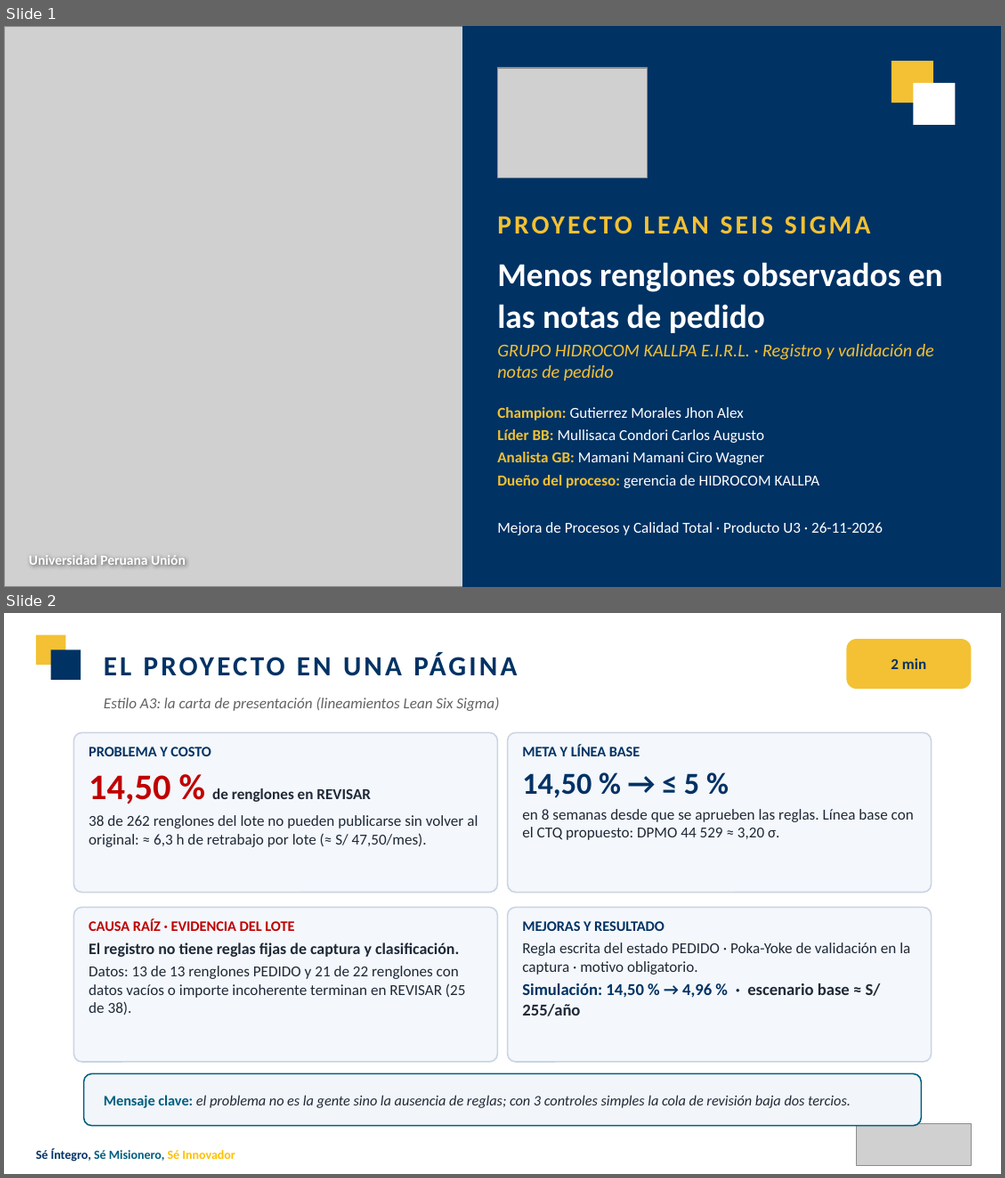
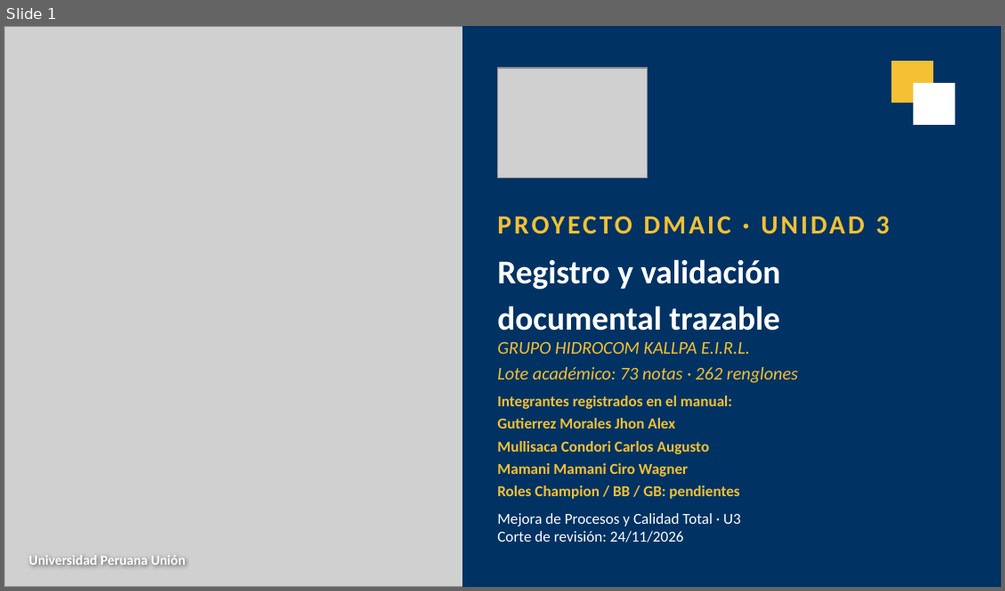
Before and after one commit to Nunclear/hidrocom-mejora-procesos-u3, a slide deck: 04_Producto_Final/U3_Presentacion_HIDROCOM.pptx. Shown one above the other, each under a label of ours: slides 1 and 2 before the commit, slide 1 after it. The pictures are 1005x1178 and 1005x591 pixels, drawn with LibreOffice and Linux fonts; fonts in the diff are those of the drawing; grey boxes stand for pictures. Boxes give left, top, right and bottom in pixels: in the first picture for what was removed or moved away, otherwise in the second. Text is boxed around its words. In the diff, an @@ line names an element or a change of style, - is before the commit and + after.

Commit message:
Integrar tres paquetes U3 completos, dashboard y validación reproducible

```diff
--- a/04_Producto_Final/U3_Presentacion_HIDROCOM.pptx
+++ b/04_Producto_Final/U3_Presentacion_HIDROCOM.pptx
@@ slide 2 removed at bbox=[4, 613, 1001, 1174], background #FFFFFF @@
@@ rectangle removed at bbox=[36, 635, 65, 665] @@
@@ rounded rectangle removed at bbox=[846, 639, 971, 689] @@
@@ rectangle removed at bbox=[51, 649, 81, 680] @@
@@ text removed at bbox=[297, 657, 332, 675] @@
-EL PROYECTO EN UNA PÁGINA
@@ text removed at bbox=[890, 658, 926, 669] @@
-2 min
@@ text removed at bbox=[104, 698, 499, 711] @@
-Estilo A3: la carta de presentación (lineamientos Lean Six Sigma)
@@ rounded rectangle removed at bbox=[73, 732, 497, 892] @@
@@ rounded rectangle removed at bbox=[508, 732, 931, 892] @@
@@ text removed at bbox=[522, 745, 914, 840] @@
-META Y LÍNEA BASE
-14,50 % → ≤ 5 %
-en 8 semanas desde que se aprueben las reglas. Línea base con el CTQ propuesto: DPMO 44 529 ≈ 3,20 σ.
@@ text removed at bbox=[89, 747, 477, 847] @@
-PROBLEMA Y COSTO
-14,50 % de renglones en REVISAR
-38 de 262 renglones del lote no pueden publicarse sin volver al original: ≈ 6,3 h de retrabajo por lote (≈ S/ 47,50/mes).
@@ rounded rectangle removed at bbox=[73, 907, 497, 1062] @@
@@ text removed at bbox=[89, 919, 466, 1014] @@
-CAUSA RAÍZ · EVIDENCIA DEL LOTE
-El registro no tiene reglas fijas de captura y clasificación.
-Datos: 13 de 13 renglones PEDIDO y 21 de 22 renglones con datos vacíos o importe incoherente terminan en REVISAR (25 de 38).
@@ rounded rectangle removed at bbox=[508, 907, 931, 1062] @@
@@ text removed at bbox=[522, 921, 910, 1016] @@
-MEJORAS Y RESULTADO
-Regla escrita del estado PEDIDO · Poka-Yoke de validación en la captura · motivo obligatorio.
-Simulación: 14,50 % → 4,96 % · escenario base ≈ S/ 255/año
@@ rounded rectangle removed at bbox=[84, 1073, 921, 1126] @@
@@ text removed at bbox=[104, 1094, 850, 1108] @@
-Mensaje clave: el problema no es la gente sino la ausencia de reglas; con 3 controles simples la cola de revisión baja dos tercios.
@@ picture removed at bbox=[857, 1123, 971, 1165] @@
@@ text removed at bbox=[36, 1148, 235, 1161] @@
-Sé Íntegro, Sé Misionero, Sé Innovador
@@ slide 1 changed as well @@
@@ text at bbox=[876, 216, 890, 234]: text changed @@
-PROYECTO LEAN SEIS SIGMA
+PROYECTO DMAIC · UNIDAD 3
@@ text at bbox=[497, 259, 780, 330]: text changed @@
-Menos renglones observados en las notas de pedido
+Registro y validación
+documental trazable
@@ text at bbox=[497, 342, 798, 383]: text changed @@
-GRUPO HIDROCOM KALLPA E.I.R.L. · Registro y validación de notas de pedido
+GRUPO HIDROCOM KALLPA E.I.R.L.
+Lote académico: 73 notas · 262 renglones
@@ text at bbox=[497, 395, 739, 499]: text changed; text colour #FFFFFF to #F3C133; bold on @@
-Champion: Gutierrez Morales Jhon Alex
-Líder BB: Mullisaca Condori Carlos Augusto
-Analista GB: Mamani Mamani Ciro Wagner
-Dueño del proceso: gerencia de HIDROCOM KALLPA
+Integrantes registrados en el manual:
+Gutierrez Morales Jhon Alex
+Mullisaca Condori Carlos Augusto
+Mamani Mamani Ciro Wagner
+Roles Champion / BB / GB: pendientes
@@ text at bbox=[497, 513, 741, 542]: text changed @@
-Mejora de Procesos y Calidad Total · Producto U3 · 26-11-2026
+Mejora de Procesos y Calidad Total · U3
+Corte de revisión: 24/11/2026
```
Also in this commit, not shown: 12 slides added, 11 other slides removed, 46 other files.
